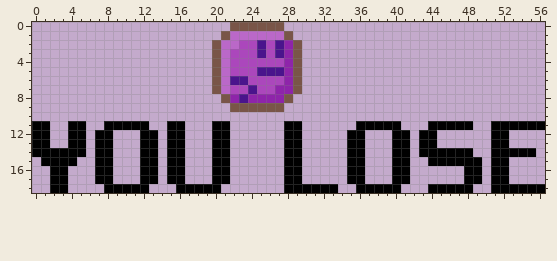
A pixel-art sprite gets an edit: assets/images/lose.png. The first picture shows the starting point.
The file is 57x19 pixels.
The same view after the edit:
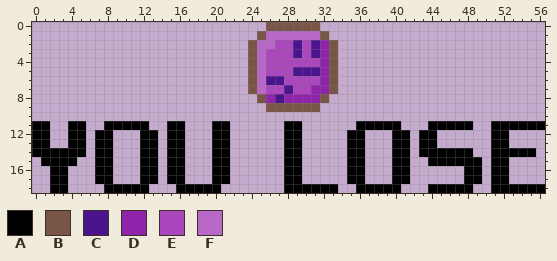
Palette (. is transparent): A #000000  B #795548  C #4a148c  D #8e24aa  E #ab47bc  F #ba68c8
The exact change:
Changed rows in their new state; - is an unchanged pixel.
first column x 20:
 0 --....--BBBB--
 1 -....B--FFFFB-
 2 ....BFFEECECDB
 3 ....BF-EECECDB
 4 ....BF--EEEEDB
 5 ....BFEEECCCDB
 6 ....BFCCEEEEDB
 7 ....BF-ECEEDDB
 8 -....B-CDDDDB-
 9 --....--BBBB--
Boxes around the changes in both pictures, in picture pixels (x1, y1, x2, y2):
changed: (212, 22, 338, 112)
